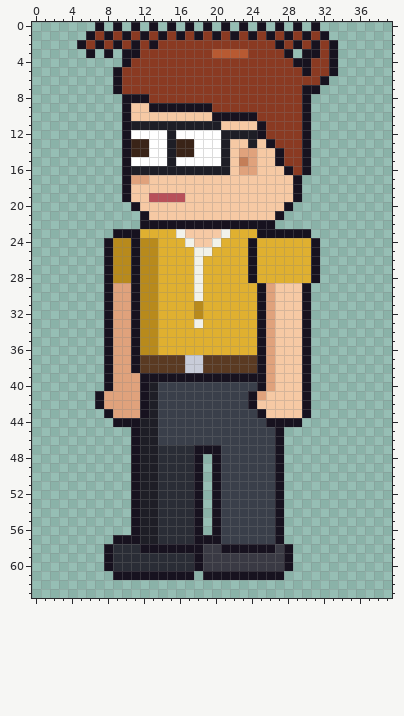
Two states of a pixel-art file, sprites/expo/expo_dot_left.aseprite. That is the earlier state.
40x64 pixels, 1 frame. Colours within 5 levels of each other are drawn and written as one.
Now the later version:
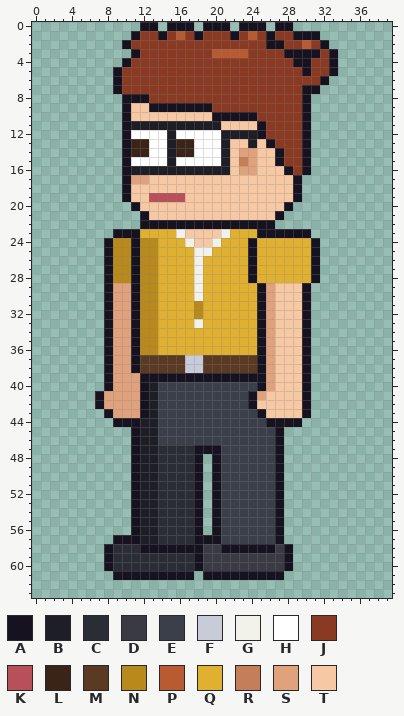
Palette (. is transparent): A #17121f  B #1e1e26  C #2a2d36  D #3a3a44  E #3a3f4a  F #c8ccd8  G #f2f2ea  H #ffffff  J #8a3a22  K #b8505a  L #3a2418  M #5a3a22  N #b88a1c  P #b85a32  Q #e0b030  R #c47e58  S #e0a27c  T #f6c9a4
Changes in this commit:
--- layer "Hair"
@@ x 0..39 @@
- 0 .......A.A.A.A.A.A.A.A.A.A.A.A.A........
- 1 ......AJAJAJAJAJAJAJAJAJAJAJAJAJA.......
- 2 .....AJAJAJAJAJJJJJJJJJJJJJAJAJAJA......
- 3 ......A.A.AAJJJJJJJJPPPPJJJJA.AAJA......
+ 0 ............AA.AAA.AAA.AAA.AA...........
+ 1 ...........AJJAJPJAJJJAJPJAJJAAA........
+ 2 ..........AJJJJJJJJJJJJJJJAAJJPJA.......
+ 3 ...........AJJJJJJJJPPPPJJJJAAAAJA......
  4 ..........AJJJJJJJJJJJJJJJJJJAAJJA......
Pixel boxes of the changes (left, top, right, bottom) in both pictures:
changed: (77, 22, 221, 58)
changed: (248, 22, 338, 58)
